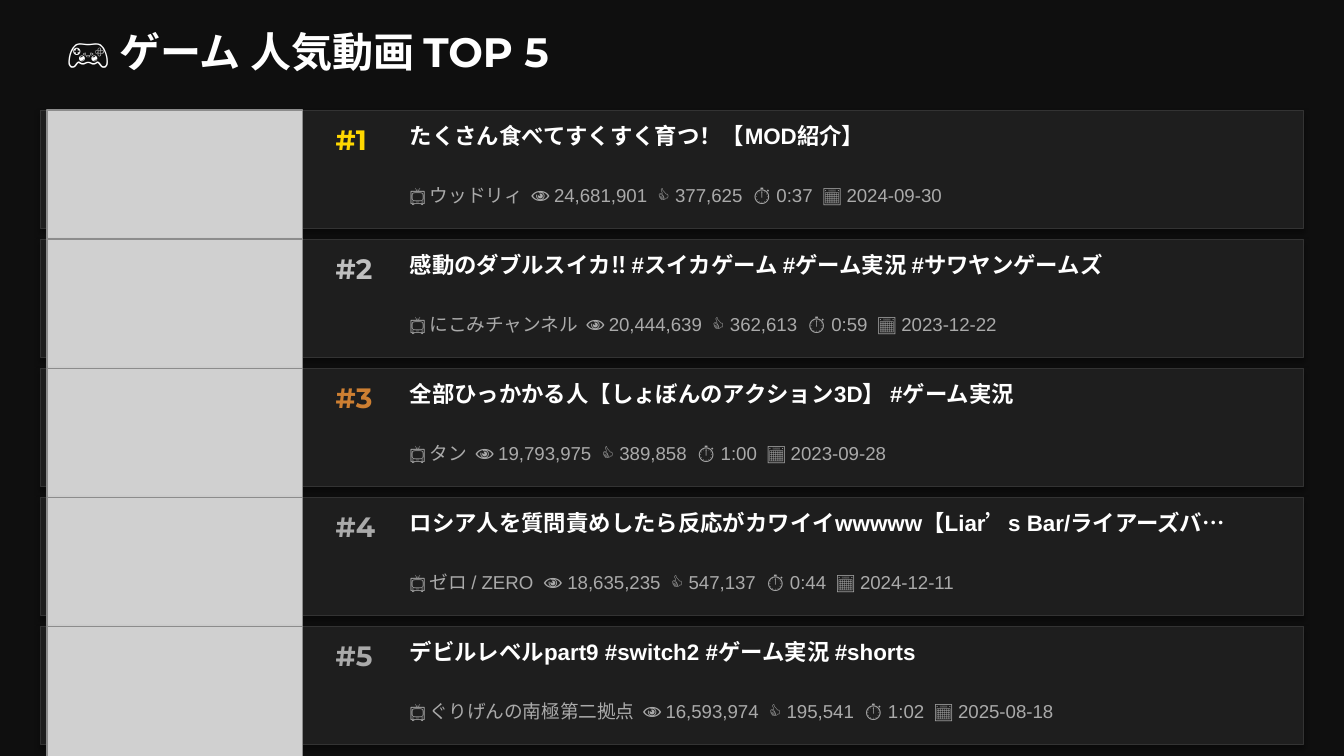
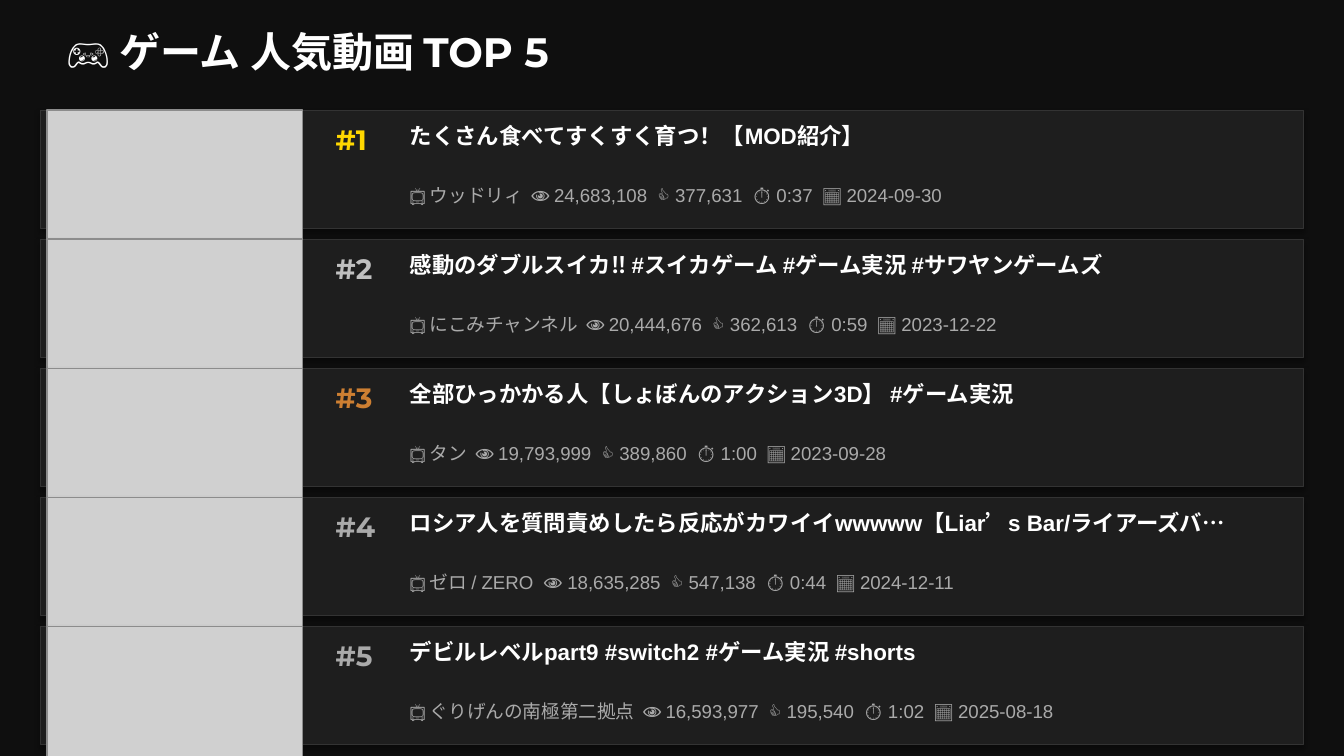
Before and after one commit to asaneasaburo0910-hub/youtube-crawler, a slide deck: slide 13 of youtube_ranking_20260511.pptx. Drawn at 1344x756 pixels with LibreOffice and Linux fonts; fonts in the diff are those of the drawing; grey boxes stand for pictures. Boxes give left, top, right and bottom in pixels: in the first picture for what was removed or moved away, otherwise in the second. Text is boxed around its words. In the diff, an @@ line names an element or a change of style, - is before the commit and + after.

```diff
--- a/youtube_ranking_20260511.pptx
+++ b/youtube_ranking_20260511.pptx
@@ text at (430,187,942,205): text changed @@
-📺 ウッドリィ 👁 24,681,901 👍 377,625 ⏱ 0:37 📅 2024-09-30
+📺 ウッドリィ 👁 24,683,108 👍 377,631 ⏱ 0:37 📅 2024-09-30
@@ text at (430,316,996,334): text changed @@
-📺 にこみチャンネル 👁 20,444,639 👍 362,613 ⏱ 0:59 📅 2023-12-22
+📺 にこみチャンネル 👁 20,444,676 👍 362,613 ⏱ 0:59 📅 2023-12-22
@@ text at (430,445,886,463): text changed @@
-📺 タン 👁 19,793,975 👍 389,858 ⏱ 1:00 📅 2023-09-28
+📺 タン 👁 19,793,999 👍 389,860 ⏱ 1:00 📅 2023-09-28
@@ text at (430,574,954,592): text changed @@
-📺 ゼロ / ZERO 👁 18,635,235 👍 547,137 ⏱ 0:44 📅 2024-12-11
+📺 ゼロ / ZERO 👁 18,635,285 👍 547,138 ⏱ 0:44 📅 2024-12-11
@@ text at (430,702,1053,721): text changed @@
-📺 ぐりげんの南極第二拠点 👁 16,593,974 👍 195,541 ⏱ 1:02 📅 2025-08-18
+📺 ぐりげんの南極第二拠点 👁 16,593,977 👍 195,540 ⏱ 1:02 📅 2025-08-18
```
Also in this commit, not shown: 13 other slides changed.
